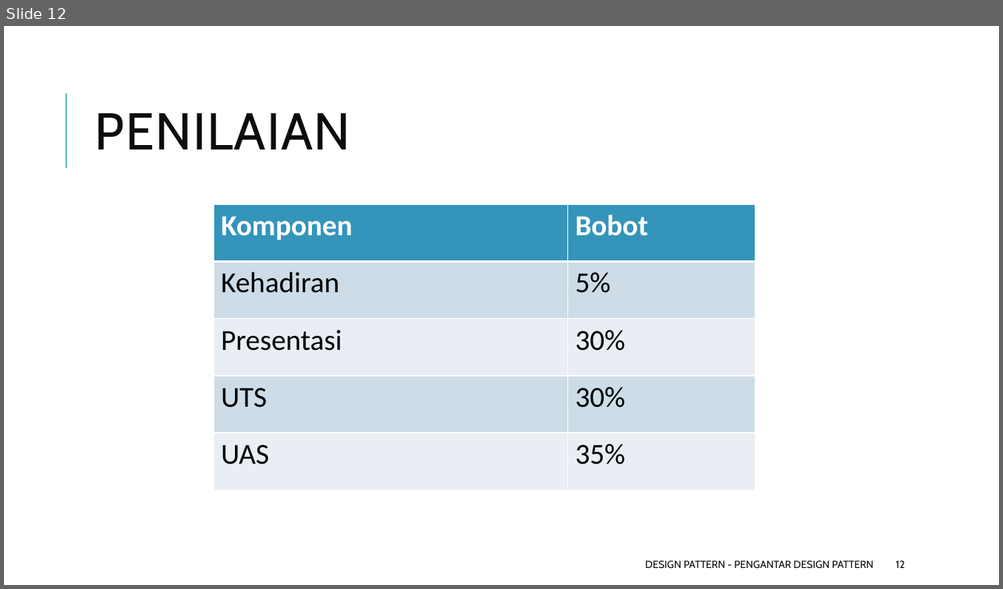
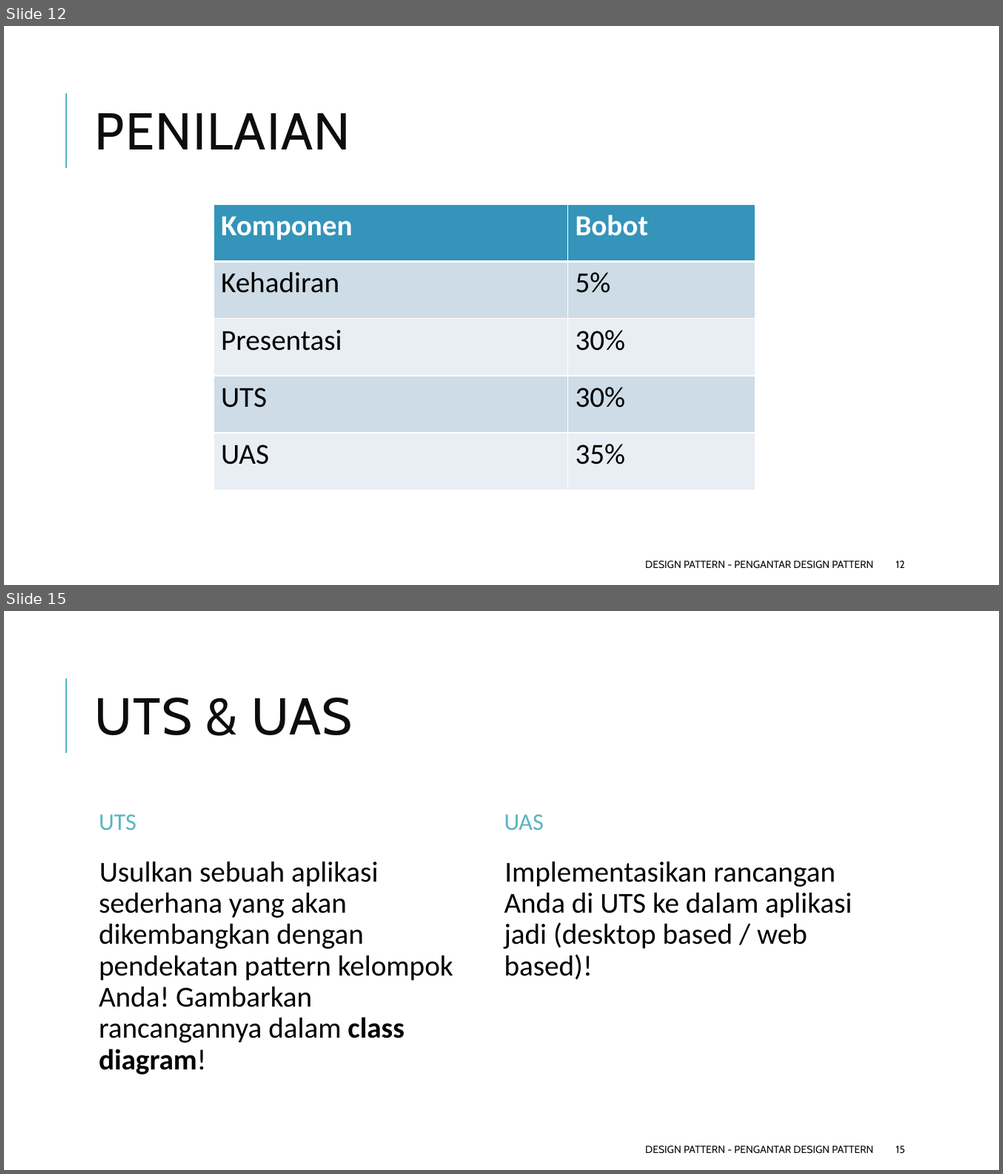
Before and after one commit to ksatria/MK-Design-Pattern, a slide deck: PPT/Design Pattern 1 - Pengantar Design Pattern.pptx. Shown one above the other, each under a label of ours: slide 12 before the commit, slides 12 and 15 after it; the slides between them are not shown. The pictures are 1003x589 and 1003x1174 pixels, drawn with LibreOffice and Linux fonts; fonts in the diff are those of the drawing. Boxes give left, top, right and bottom in pixels: in the first picture for what was removed or moved away, otherwise in the second. Text is boxed around its words. In the diff, an @@ line names an element or a change of style, - is before the commit and + after.

Commit message:
Update PPT 1
Sudah disertakan pembagian kelompok dan tugas untuk UTS maupun UAS

```diff
--- a/PPT/Design Pattern 1 - Pengantar Design Pattern.pptx
+++ b/PPT/Design Pattern 1 - Pengantar Design Pattern.pptx
@@ slide 15 added at [4, 611, 999, 1170], background #FFFFFF; not listed: 1 template element that a slide beside it also shows @@
@@ title added at [95, 698, 352, 735], 50 pt, text #0D0D0D @@
+UTS & UAS
@@ text added at [99, 815, 136, 830], 23 pt, text #58B6C0 @@
+UTS
@@ text added at [504, 815, 543, 830], 23 pt, text #58B6C0 @@
+UAS
@@ text added at [99, 861, 453, 1075], 28 pt, text #000000 @@
+  Usulkan sebuah aplikasi sederhana yang akan dikembangkan dengan pendekatan pattern kelompok Anda! Gambarkan rancangannya dalam class diagram!
@@ text added at [504, 861, 851, 980], 28 pt, text #000000 @@
+  Implementasikan rancangan Anda di UTS ke dalam aplikasi jadi (desktop based / web based)!
@@ text added at [645, 1146, 873, 1154], 10 pt, text #0D0D0D @@
+DESIGN PATTERN - PENGANTAR DESIGN PATTERN
@@ page number added at [896, 1146, 905, 1153], 10 pt, text #0D0D0D @@
+15
```
Also in this commit, not shown: 1 slide changed, 1 other slide added.
